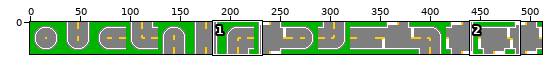
Sprite sheet: Source/FooCityA/images/default/road.png. Above: a wide view before the commit, with the close-up outlined.
Close-up. Old version:
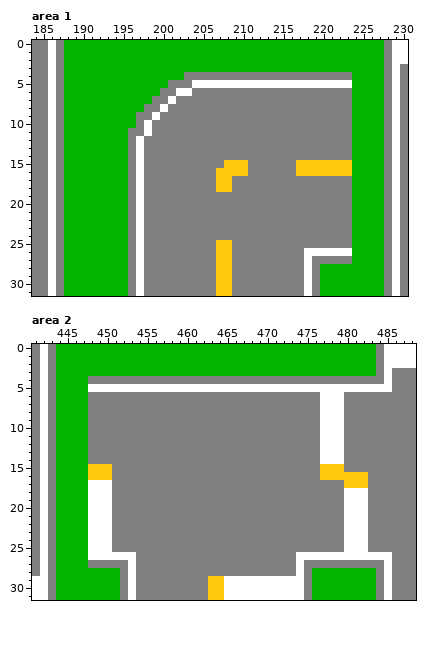
The file is 512x32 pixels. Colours within 5 levels of each other are drawn and written as one. Shown: area 1: x 184..230, y 0..31; area 2: x 441..488, y 0..31. The commit also changed other parts of the picture, which this record leaves out.
Once edited:
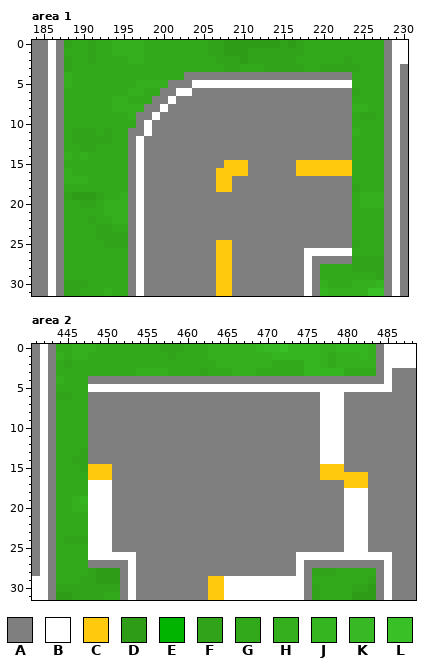
Palette (. is transparent): A #7f7f7f  B #ffffff  C #ffc90e  D #2f9c17  E #00b400  F #30a319  G #32a91b  H #34af1d  J #35b51f  K #39b825  L #38c026
From old to new:
Changed rows in their new state; - is an unchanged pixel.
Area 1:
first column x 188:
 0 FGGFGGHHHHGGGGGGGGFFDDDDDDDFDFGGGGGGGGGG
 1 GGGFGGHHHHGGGGGGGGFFDDDFFFFFFFGGGGGGGGGG
 2 FGGFGGGGHHGGGGGGGGGFFFDFFFFFFGGGGGGFGGGG
 3 FGGGGGGGGGGGGGGGGGGGFFGGGFFFFFGGFFFFFGGG
 4 HGGGGGGGGGGGGGG---------------------GGGG
 5 HGGGGGGGGHHHH-----------------------GGGG
 6 GGGGGGGGHHGG------------------------FGGG
 7 GGGGGGHHGGG-------------------------GGGG
 8 GGGGGGHHHH--------------------------HHGG
 9 GGGGGGGGH---------------------------GFFG
10 GGGGGGGGG---------------------------GGGG
11 GFFFGFGG----------------------------HGGG
12 GFFFFFGG----------------------------GGGG
13 GGFFGGGG----------------------------GGGG
14 HGHGGGGG----------------------------GGGG
15 GGGGGGGG----------------------------GGGG
16 HGGGGGGG----------------------------GGGG
17 HHHGGGGG----------------------------GGGG
18 GGGGGGGG----------------------------FGGG
19 FDDDFGGH----------------------------GHHH
20 GGFFGHHH----------------------------GHHH
21 GGGGGHHH----------------------------GGGG
22 GGGFGGHH----------------------------GGGG
23 GGGGFFGG----------------------------GGGG
24 GGGGFFFF----------------------------GGGG
25 GGGGGFFF----------------------------FGGG
26 GGGGGGGG----------------------------GGGG
27 GGGGGGGG----------------------------FFFF
28 GGGGGGGG------------------------GGGGFFFF
29 GGGGGGGG------------------------GGGGGGGF
30 FFFGGGGG------------------------HGGGHHHJ
31 FFGGGHGG------------------------JHHHHHLL
Area 2:
first column x 444:
 0 GGHHHGGGGGGGGFFFGGGHHHHHHJKKLJJJJHHJJJJH
 1 HGHHGGGGGGGGGGFGGGGHHHHHHHHJJJJJJHGHHHJH
 2 GFGGGGGGGGGGGGGGGGGGHHHHHHHGGGGJJHGHHHHH
 3 GGGGGGGGGGHHHHGGGGFGGGHHHGGGGGGJJJJJGGGG
 4 HGGG------------------------------------
 5 GGGG------------------------------------
 6 FFGG------------------------------------
 7 GGGG------------------------------------
 8 GGGG------------------------------------
 9 GGGG------------------------------------
10 GGGG------------------------------------
11 GGGG------------------------------------
12 GGGG------------------------------------
13 GGGF------------------------------------
14 GGFF------------------------------------
15 GGGF------------------------------------
16 GGGG------------------------------------
17 GGGG------------------------------------
18 GGGG------------------------------------
19 GGHJ------------------------------------
20 GGHH------------------------------------
21 GGGG------------------------------------
22 GGGG------------------------------------
23 GGGG------------------------------------
24 GFFF------------------------------------
25 GGGG------------------------------------
26 GGGG------------------------------------
27 GGGG------------------------------------
28 GGGGFDDD------------------------FFFGGGGG
29 GGGFFDDD------------------------GGGGGGGF
30 FFFFFFFF------------------------FGGGGFFD
31 DDFFFFGG------------------------FGGGGDDD
